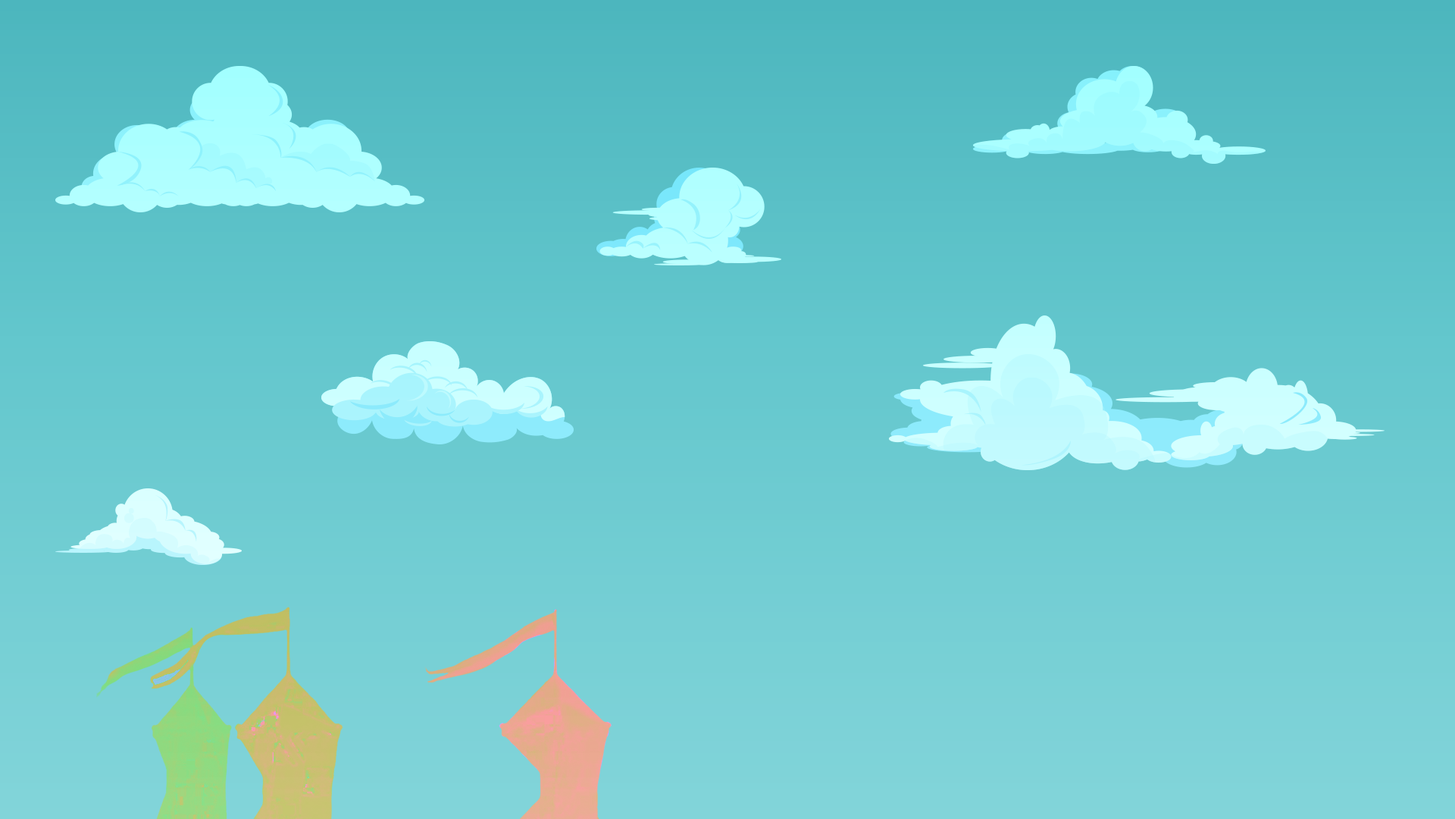
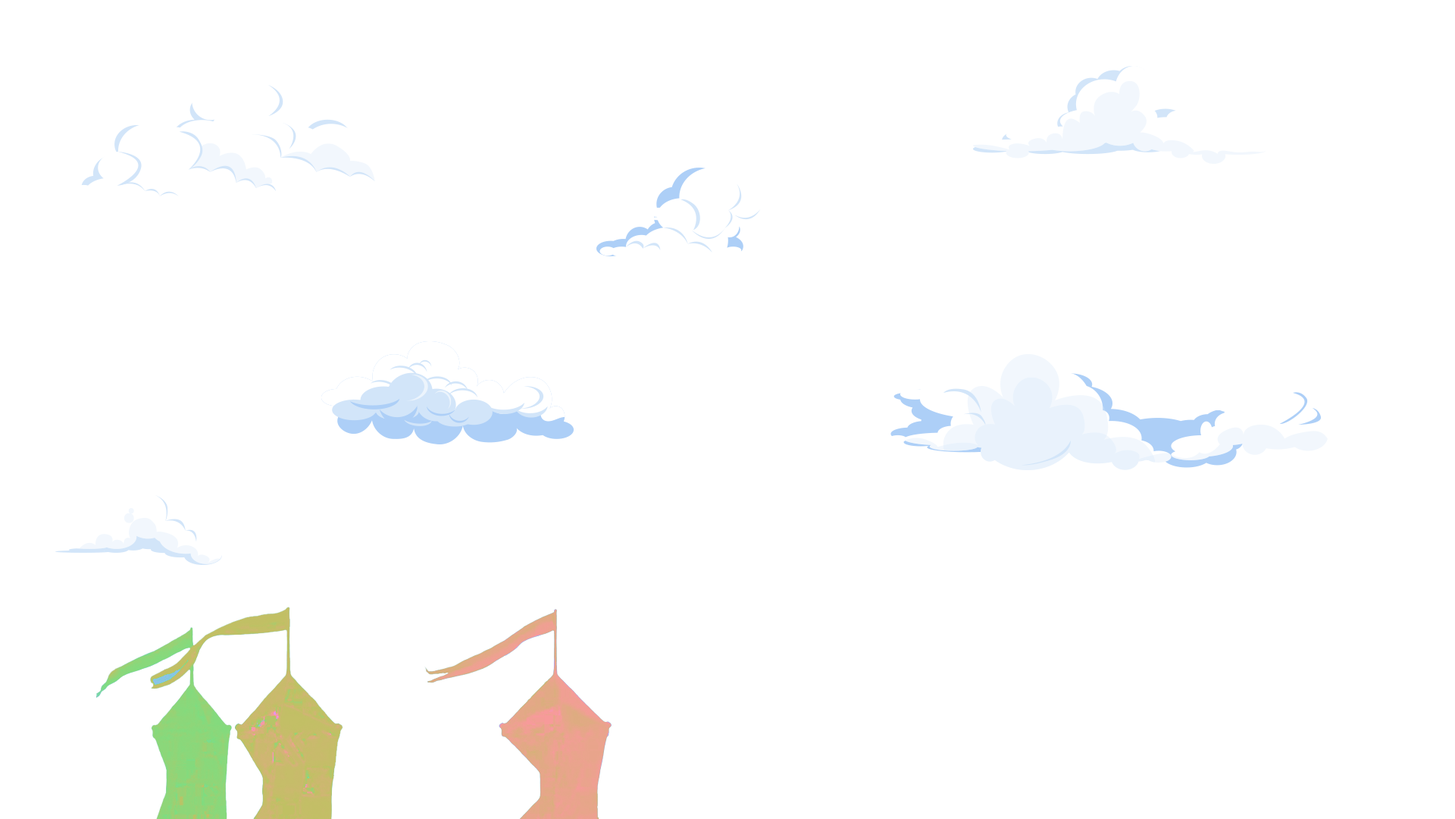
Layer changes from the first 1455×819 image to the second:
added layer "Capa 1 copia" (hue) above "Capa 1" over [96, 606, 612, 819]
hid "Objeto inteligente vectorial" (7th of 7) over [0, 0, 1455, 819]
hid "Fondo" over [0, 0, 1455, 819]
